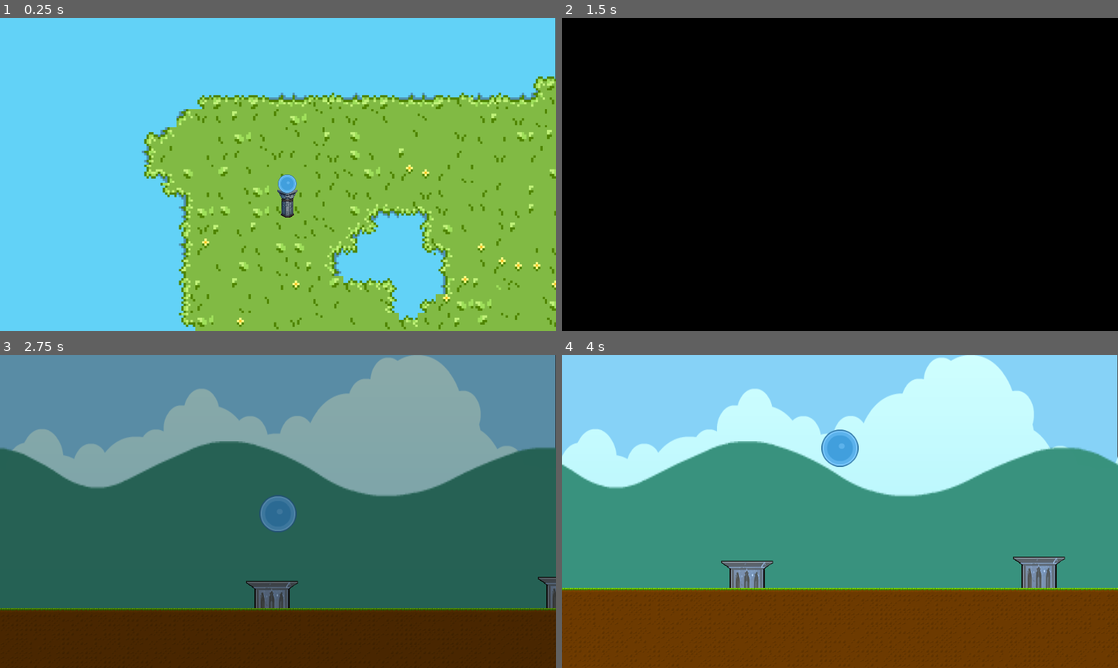
Above: before the commit, frames 1-4 (two rows, left to right).
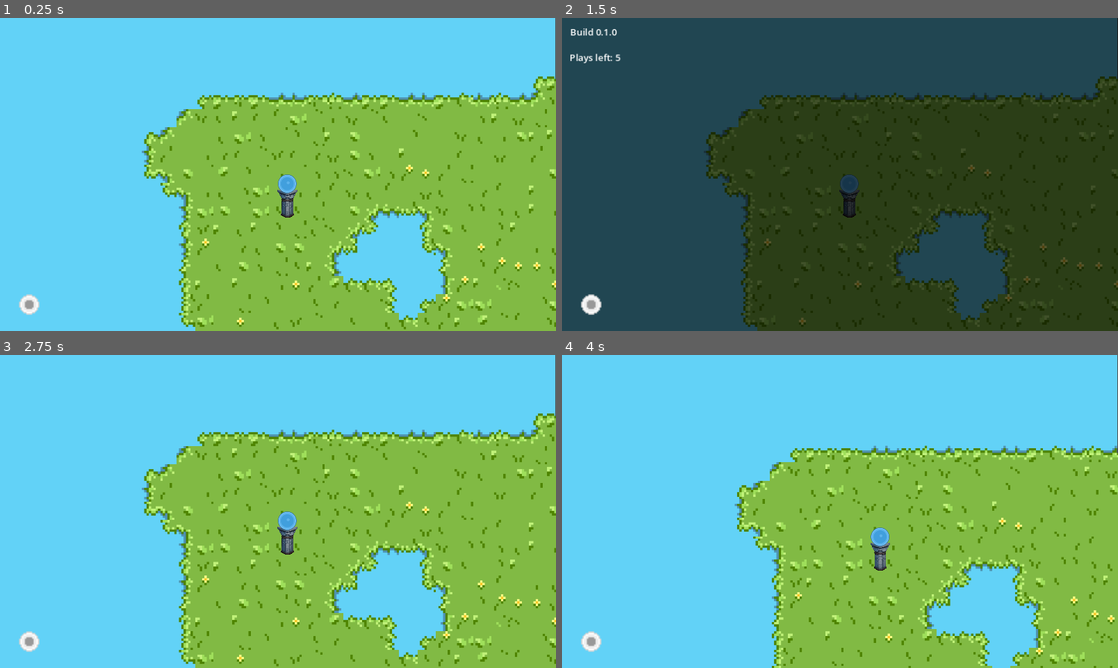
Above: after the commit, the same moments.

Repository: JoshCory1/marble_vertigo
Game: Godot game, scene res://scenes/main_menu.tscn
The game is run twice, just before and just after one commit, with the same random seed, the same clock (stepped at 60 frames per second) and the same inputs.
Inputs (mouse positions are in pixels of both pictures, inside the frame that each line leads up to):
- Up to frame 1 (0.25 s): no input
- Up to frame 2 (1.5 s): click (595, 305) at 0.52 s; click (851, 183) at 1.25 s
- Up to frame 3 (2.75 s): tap Enter at 2 s; move the mouse to (400, 495) at 2.02 s; hold D (move_right) from 2.03 s (still down); click (400, 495) at 2.17 s
- Up to frame 4 (4 s): release D (move_right) at 2.75 s; drag from (728, 527) to (834, 580) at 2.77 s; move the mouse to (895, 442) at 3.52 s; hold D (move_right) from 3.53 s (still down); click (895, 442) at 3.67 s

The runs differ from the first frame. In frame 1, 0.2% of the frame differs, in the area x 3-8%, y 88-95%; in frame 2, 100%, in the area x 0-100%, y 0-100%; in frame 3, 100%; in frame 4, 100%.

Commit message:
Added Debug Log utility

Diff:
--- /dev/null
+++ b/scenes/debug.tscn
@@ -0,0 +1,95 @@
+[gd_scene load_steps=5 format=3 uid="uid://5lnt60tn5fv8"]
+
+[ext_resource type="Script" path="res://scripts/debug.gd" id="1_7q3rp"]
+[ext_resource type="PackedScene" uid="uid://cs2pl0fvgcnin" path="res://scenes/ui_buttons.tscn" id="1_qerh4"]
+
+[sub_resource type="LabelSettings" id="LabelSettings_nfcgt"]
+
+[sub_resource type="LabelSettings" id="LabelSettings_wxi5x"]
+
+[node name="DebugScreen" type="CanvasLayer"]
+layer = 128
+script = ExtResource("1_7q3rp")
+
+[node name="Debug" type="Control" parent="."]
+clip_children = 1
+z_index = 4096
+layout_mode = 3
+anchors_preset = 15
+anchor_right = 1.0
+anchor_bottom = 1.0
+grow_horizontal = 2
+grow_vertical = 2
+mouse_filter = 2
+
+[node name="ConsoleLog" type="Control" parent="Debug" groups=["debug_console"]]
+visible = false
+layout_mode = 1
+anchors_preset = 15
+anchor_right = 1.0
+anchor_bottom = 1.0
+grow_horizontal = 2
+grow_vertical = 2
+
+[node name="ColorRect" type="ColorRect" parent="Debug/ConsoleLog"]
+layout_mode = 1
+anchors_preset = 15
+anchor_right = 1.0
+anchor_bottom = 1.0
+grow_horizontal = 2
+grow_vertical = 2
+color = Color(0, 0, 0, 0.666667)
+
+[node name="BuildNumber" type="Label" parent="Debug/ConsoleLog"]
+layout_mode = 1
+anchors_preset = 5
+anchor_left = 0.5
+anchor_right = 0.5
+offset_left = -466.0
+offset_top = 13.0
+offset_right = 466.0
+offset_bottom = 39.0
+grow_horizontal = 2
+text = "Build 0.1.0"
+label_settings = SubResource("LabelSettings_nfcgt")
+
+[node name="ScrollContainer" type="ScrollContainer" parent="Debug/ConsoleLog"]
+layout_mode = 1
+anchors_preset = 8
+anchor_left = 0.5
+anchor_top = 0.5
+anchor_right = 0.5
+anchor_bottom = 0.5
+offset_left = -467.0
+offset_top = -213.0
+offset_right = 467.0
+offset_bottom = 197.0
+grow_horizontal = 2
+grow_vertical = 2
+
+[node name="VBoxContainer" type="VBoxContainer" parent="Debug/ConsoleLog/ScrollContainer"]
+layout_mode = 2
+size_flags_horizontal = 3
+size_flags_vertical = 3
+
+[node name="LogLabel" type="Label" parent="Debug/ConsoleLog/ScrollContainer/VBoxContainer"]
+layout_mode = 2
+label_settings = SubResource("LabelSettings_wxi5x")
+autowrap_mode = 3
+
+[node name="ToggleConsole" type="TextureButton" parent="Debug"]
+layout_mode = 1
+anchors_preset = 2
+anchor_top = 1.0
+anchor_bottom = 1.0
+offset_left = 33.0
+offset_top = -63.0
+offset_right = 73.0
+offset_bottom = -23.0
+grow_vertical = 0
+
+[node name="UIButtons" parent="Debug/ToggleConsole" instance=ExtResource("1_qerh4")]
+scale = Vector2(2.5, 2.5)
+centered = false
+
+[connection signal="pressed" from="Debug/ToggleConsole" to="." method="_on_toggle_console_pressed"]
--- a/scenes/main_menu.tscn
+++ b/scenes/main_menu.tscn
@@ -11,6 +11,7 @@
 [ext_resource type="Script" path="res://scripts/UIMenuCamera.gd" id="7_tggy7"]
 [ext_resource type="PackedScene" uid="uid://7d3eky6wq7g1" path="res://scenes/template_level.tscn" id="8_yu0sh"]
 [ext_resource type="Texture2D" uid="uid://bfu3vhcve7ebm" path="res://assets/tiles/Grass32x32.png" id="10_6sjw1"]
+[ext_resource type="PackedScene" uid="uid://5lnt60tn5fv8" path="res://scenes/debug.tscn" id="12_gh0hx"]
 
 [sub_resource type="TileSetAtlasSource" id="TileSetAtlasSource_x7y5b"]
 texture = ExtResource("10_6sjw1")
@@ -839,6 +840,7 @@
 centered = false
 
 [node name="MenuLevelButton_01" type="TextureButton" parent="." groups=["LevelButtons"]]
+z_index = 1001
 offset_left = 207.0
 offset_top = 177.0
 offset_right = 271.0
@@ -891,4 +893,6 @@
 format = 2
 layer_0/tile_data = PackedInt32Array(851994, 720896, 1, 786458, 65536, 1, 720922, 196608, 5, 655386, 524288, 2, 589850, …(7347 unchanged characters)…
 
+[node name="DebugScreen" parent="." instance=ExtResource("12_gh0hx")]
+
 [connection signal="pressed" from="MenuLevelButton_01" to="MenuLevelButton_01" method="_on_pressed"]
--- a/scenes/template_level.tscn
+++ b/scenes/template_level.tscn
@@ -1,18 +1,19 @@
-[gd_scene load_steps=10 format=3 uid="uid://7d3eky6wq7g1"]
+[gd_scene load_steps=11 format=3 uid="uid://7d3eky6wq7g1"]
 
 [ext_resource type="Texture2D" uid="uid://buqgwu6q2lr72" path="res://assets/backgrounds/cloudLayer1.png" id="1_3jfqd"]
 [ext_resource type="Script" path="res://scripts/level.gd" id="1_6oils"]
+[ext_resource type="AudioStream" uid="uid://l10v8mttn538" path="res://assets/sfx/music/Chiptune Vol3 Ricochet Cut 30.ogg" id="2_7477w"]
 [ext_resource type="Texture2D" uid="uid://byggq5ha8dyfh" path="res://assets/backgrounds/bg.png" id="2_h78o5"]
-[ext_resource type="AudioStream" uid="uid://hvhadxxlg4f1" path="res://assets/sfx/music/Chiptune Vol3 Cherries Main.ogg" id="2_nkplm"]
 [ext_resource type="PackedScene" uid="uid://0lnnh34odpf6" path="res://scenes/player.tscn" id="3_f05t8"]
 [ext_resource type="Texture2D" uid="uid://dyrdyd64h6m7t" path="res://assets/backgrounds/groundLayer2.png" id="3_m7gc4"]
 [ext_resource type="PackedScene" uid="uid://dlls7frqqf2de" path="res://scenes/pillar.tscn" id="5_vcihk"]
 [ext_resource type="PackedScene" uid="uid://cn83qoegqjt8x" path="res://scenes/exit.tscn" id="6_bkn5x"]
 [ext_resource type="PackedScene" uid="uid://cadhecjoq0rfb" path="res://scenes/terrrain.tscn" id="7_l5enr"]
+[ext_resource type="PackedScene" uid="uid://5lnt60tn5fv8" path="res://scenes/debug.tscn" id="10_u3lr3"]
 
 [node name="TemplateLevel" type="Node2D"]
 script = ExtResource("1_6oils")
-music_track = ExtResource("2_nkplm")
+music_track = ExtResource("2_7477w")
 
 [node name="ParallaxBackground" type="ParallaxBackground" parent="."]
 
@@ -71,3 +72,5 @@
 
 [node name="Terrrain" parent="." instance=ExtResource("7_l5enr")]
 layer_0/tile_data = PackedInt32Array(6684858, 327680, 3, 6619322, 262144, 1, 6553786, 262144, 1, 6488250, 262144, 1, 64 …(227681 unchanged characters)…
+
+[node name="DebugScreen" parent="." instance=ExtResource("10_u3lr3")]
--- /dev/null
+++ b/scenes/ui_buttons.tscn
@@ -0,0 +1,9 @@
+[gd_scene load_steps=2 format=3 uid="uid://cs2pl0fvgcnin"]
+
+[ext_resource type="Texture2D" uid="uid://dgcp435elyuoh" path="res://assets/UI/UIpackSheet_transparent.png" id="1_n0lq8"]
+
+[node name="UIButtons" type="Sprite2D"]
+texture = ExtResource("1_n0lq8")
+region_enabled = true
+region_rect = Rect2(91, 91, 14, 14)
+region_filter_clip_enabled = true
--- /dev/null
+++ b/scripts/debug.gd
@@ -0,0 +1,10 @@
+extends CanvasLayer
+
+@onready var console = $Debug/ConsoleLog
+@onready var log_lable = $Debug/ConsoleLog/ScrollContainer/VBoxContainer/LogLabel
+func _ready():
+	console.visible = false
+
+
+func _on_toggle_console_pressed():
+	console.visible = !console.visible
--- a/scripts/exit.gd
+++ b/scripts/exit.gd
@@ -15,4 +15,4 @@
 	body.sprite.visible = false
 	await get_tree().create_timer(time_till_exit).timeout
 	get_tree().change_scene_to_file("res://scenes/main_menu.tscn")
-	print("Player entered")
+	GameController.log_msg("Player enterd")
--- a/scripts/game_controller.gd
+++ b/scripts/game_controller.gd
@@ -2,12 +2,27 @@
 
 var current_lvl: int = 1
 var current_play_through_count: int = 5
-
+var old_current_play_through_count: int = 0
 
 
 
 func _process(_delta):
+	if current_play_through_count != old_current_play_through_count:
+		old_current_play_through_count = current_play_through_count
+		log_msg("Plays left: " + str(current_play_through_count))
 	if Input.is_action_just_pressed("Quit"):
 		get_tree().quit()
 	if Input.is_action_just_pressed("Reset"):
 		get_tree().reload_current_scene()
+
+# Debug Log
+
+func log_msg(log_str: String):
+	var console = get_tree().get_first_node_in_group("debug_console")
+	if console:
+		var log_lable = console.find_child("LogLabel")
+		if log_lable:
+			if !log_lable.text.is_empty():
+				log_lable.text += "\n"
+			log_lable.text += log_str
+			print(log_str)
--- a/scripts/player.gd
+++ b/scripts/player.gd
@@ -102,7 +102,7 @@
 		AudioPlayer.play_sfx("shatter_sfx")
 		death_particles.emitting = true
 		sprite.visible = false
-		print("dead")
+		GameController.log_msg("Died!!")
 		await get_tree().create_timer(0.5).timeout
 		get_tree().paused = false
 		get_tree().change_scene_to_file("res://scenes/main_menu.tscn")
Not shown, changed: Attribution/Kenney.txt
Not shown, changed: Attribution/Ovali.txt
Binary file added: assets/UI/UIpackSheet_transparent.png
Not shown, added: assets/UI/UIpackSheet_transparent.png.import
Not shown, added: assets/sfx/music/Chiptune Vol3 Ricochet Cut 30.ogg.import
Not shown: 1 places in scenes/main_menu.tscn that only renumber resources
Not shown, added: assets/sfx/music/Chiptune Vol3 Ricochet Cut 30.ogg
